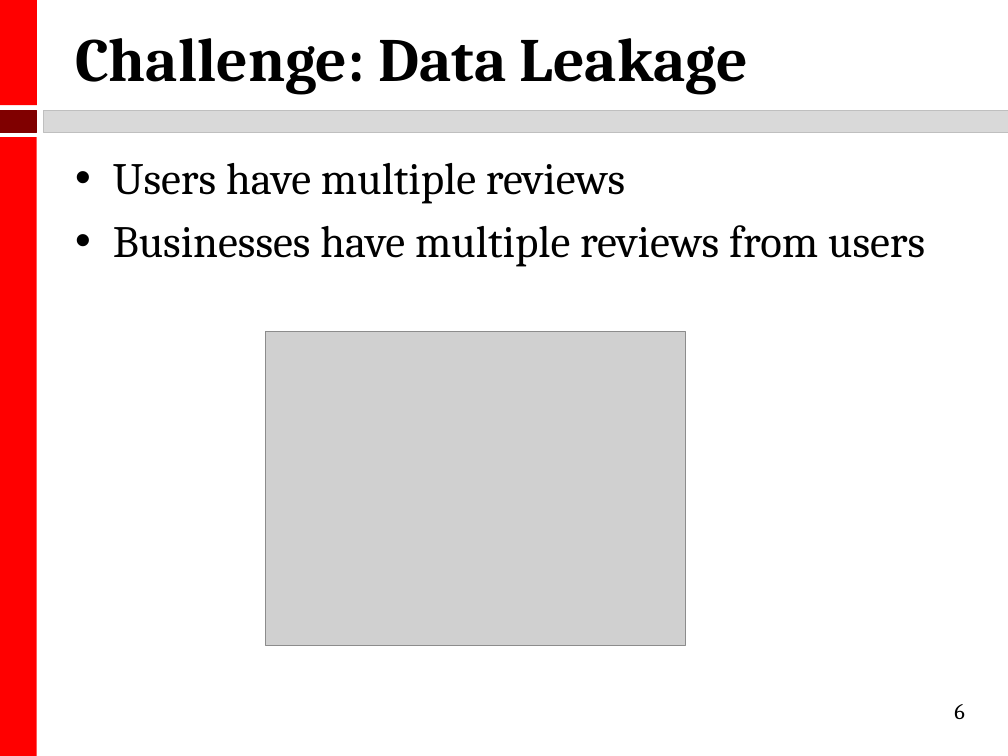
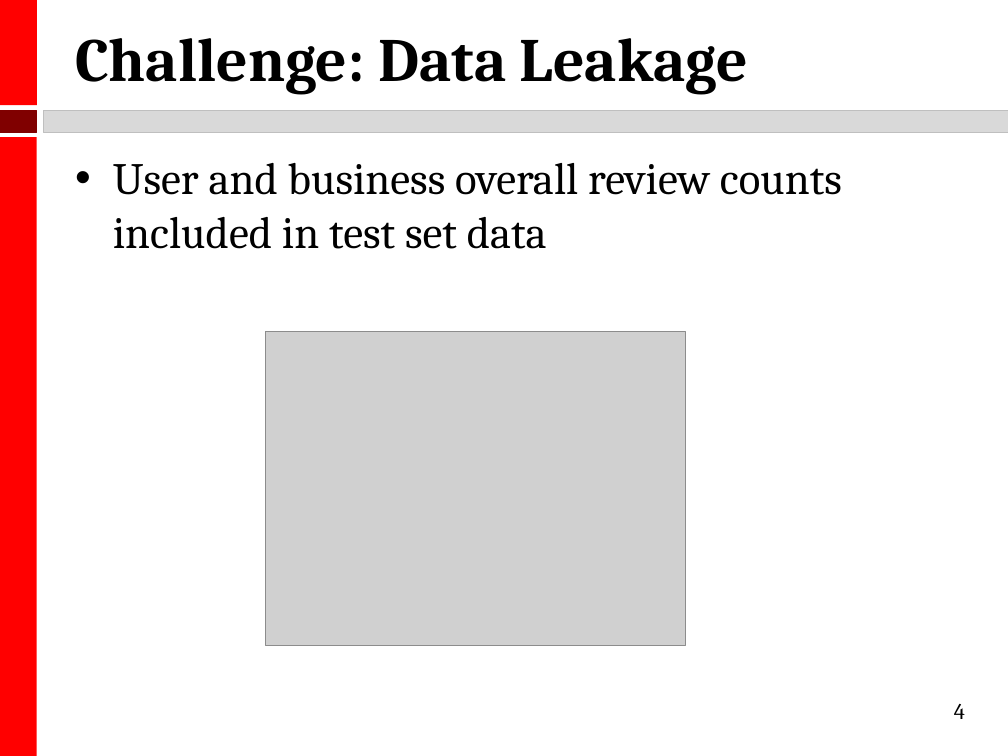
Before and after one commit to kmhoo/AdvancedMLProject, a slide deck: slide 4 of advML_final_presentation.pptx (slide 6 before the commit). Drawn at 1008x756 pixels with LibreOffice and Linux fonts; fonts in the diff are those of the drawing; grey boxes stand for pictures. Boxes give left, top, right and bottom in pixels: in the first picture for what was removed or moved away, otherwise in the second. Text is boxed around its words. In the diff, an @@ line names an element or a change of style, - is before the commit and + after.

```diff
--- a/advML_final_presentation.pptx
+++ b/advML_final_presentation.pptx
@@ text at [113, 163, 842, 249]: text changed @@
-• Users have multiple reviews
-• Businesses have multiple reviews from users
+• User and business overall review counts included in test set data
@@ page number at [954, 704, 965, 719]: text changed @@
-6
+4
```
Also in this commit, not shown: 1 other slide changed, 2 slides added, 3 slides removed.
